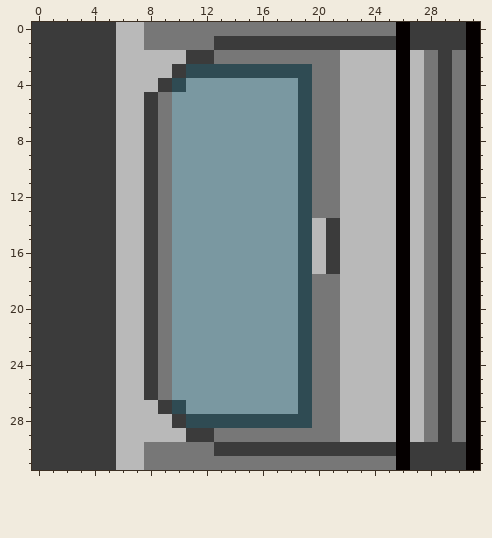
Pixel-art sprite: gfx/UltimateCataclysm/pngs_incomplete_32x32/vehicle/doors/vp_door_rear_edge_rotE.png. The first picture shows the starting point.
The file is 32x32 pixels.
And afterwards:
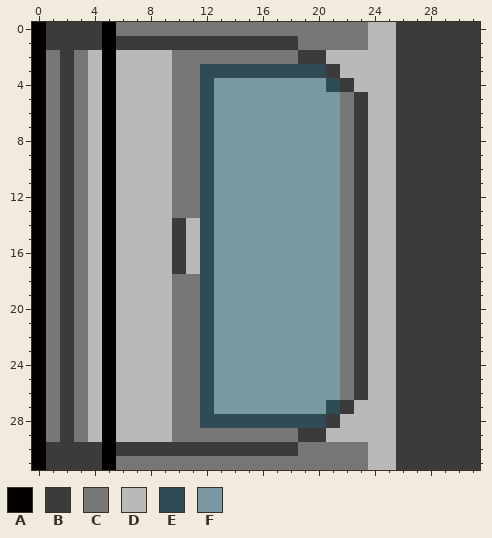
Palette (. is transparent): A #050000  B #3b3b3b  C #777777  D #b9b9b9  E #2f4b53  F #7a98a1
From old to new:
@@ x 0..31 @@
- 0 BBBBBBDDCCCCCCCCCCCCCCCCCCABBBBA
- 1 BBBBBBDDCCCCCBBBBBBBBBBBBBABBBBA
- 2 BBBBBBDDDDDBBCCCCCCCCCDDDDADCBCA
- 3 BBBBBBDDDDBEEEEEEEEECCDDDDADCBCA
- 4 BBBBBBDDDBEFFFFFFFFECCDDDDADCBCA
- 5 BBBBBBDDBCFFFFFFFFFECCDDDDADCBCA
- 6 BBBBBBDDBCFFFFFFFFFECCDDDDADCBCA
- 7 BBBBBBDDBCFFFFFFFFFECCDDDDADCBCA
- 8 BBBBBBDDBCFFFFFFFFFECCDDDDADCBCA
- 9 BBBBBBDDBCFFFFFFFFFECCDDDDADCBCA
-10 BBBBBBDDBCFFFFFFFFFECCDDDDADCBCA
-11 BBBBBBDDBCFFFFFFFFFECCDDDDADCBCA
-12 BBBBBBDDBCFFFFFFFFFECCDDDDADCBCA
-13 BBBBBBDDBCFFFFFFFFFECCDDDDADCBCA
-14 BBBBBBDDBCFFFFFFFFFEDBDDDDADCBCA
-15 BBBBBBDDBCFFFFFFFFFEDBDDDDADCBCA
-16 BBBBBBDDBCFFFFFFFFFEDBDDDDADCBCA
-17 BBBBBBDDBCFFFFFFFFFEDBDDDDADCBCA
-18 BBBBBBDDBCFFFFFFFFFECCDDDDADCBCA
-19 BBBBBBDDBCFFFFFFFFFECCDDDDADCBCA
-20 BBBBBBDDBCFFFFFFFFFECCDDDDADCBCA
-21 BBBBBBDDBCFFFFFFFFFECCDDDDADCBCA
-22 BBBBBBDDBCFFFFFFFFFECCDDDDADCBCA
-23 BBBBBBDDBCFFFFFFFFFECCDDDDADCBCA
-24 BBBBBBDDBCFFFFFFFFFECCDDDDADCBCA
-25 BBBBBBDDBCFFFFFFFFFECCDDDDADCBCA
-26 BBBBBBDDBCFFFFFFFFFECCDDDDADCBCA
-27 BBBBBBDDDBEFFFFFFFFECCDDDDADCBCA
-28 BBBBBBDDDDBEEEEEEEEECCDDDDADCBCA
-29 BBBBBBDDDDDBBCCCCCCCCCDDDDADCBCA
-30 BBBBBBDDCCCCCBBBBBBBBBBBBBABBBBA
-31 BBBBBBDDCCCCCCCCCCCCCCCCCCABBBBA
+ 0 ABBBBACCCCCCCCCCCCCCCCCCDDBBBBBB
+ 1 ABBBBABBBBBBBBBBBBBCCCCCDDBBBBBB
+ 2 ACBCDADDDDCCCCCCCCCBBDDDDDBBBBBB
+ 3 ACBCDADDDDCCEEEEEEEEEBDDDDBBBBBB
+ 4 ACBCDADDDDCCEFFFFFFFFEBDDDBBBBBB
+ 5 ACBCDADDDDCCEFFFFFFFFFCBDDBBBBBB
+ 6 ACBCDADDDDCCEFFFFFFFFFCBDDBBBBBB
+ 7 ACBCDADDDDCCEFFFFFFFFFCBDDBBBBBB
+ 8 ACBCDADDDDCCEFFFFFFFFFCBDDBBBBBB
+ 9 ACBCDADDDDCCEFFFFFFFFFCBDDBBBBBB
+10 ACBCDADDDDCCEFFFFFFFFFCBDDBBBBBB
+11 ACBCDADDDDCCEFFFFFFFFFCBDDBBBBBB
+12 ACBCDADDDDCCEFFFFFFFFFCBDDBBBBBB
+13 ACBCDADDDDCCEFFFFFFFFFCBDDBBBBBB
+14 ACBCDADDDDBDEFFFFFFFFFCBDDBBBBBB
+15 ACBCDADDDDBDEFFFFFFFFFCBDDBBBBBB
+16 ACBCDADDDDBDEFFFFFFFFFCBDDBBBBBB
+17 ACBCDADDDDBDEFFFFFFFFFCBDDBBBBBB
+18 ACBCDADDDDCCEFFFFFFFFFCBDDBBBBBB
+19 ACBCDADDDDCCEFFFFFFFFFCBDDBBBBBB
+20 ACBCDADDDDCCEFFFFFFFFFCBDDBBBBBB
+21 ACBCDADDDDCCEFFFFFFFFFCBDDBBBBBB
+22 ACBCDADDDDCCEFFFFFFFFFCBDDBBBBBB
+23 ACBCDADDDDCCEFFFFFFFFFCBDDBBBBBB
+24 ACBCDADDDDCCEFFFFFFFFFCBDDBBBBBB
+25 ACBCDADDDDCCEFFFFFFFFFCBDDBBBBBB
+26 ACBCDADDDDCCEFFFFFFFFFCBDDBBBBBB
+27 ACBCDADDDDCCEFFFFFFFFEBDDDBBBBBB
+28 ACBCDADDDDCCEEEEEEEEEBDDDDBBBBBB
+29 ACBCDADDDDCCCCCCCCCBBDDDDDBBBBBB
+30 ABBBBABBBBBBBBBBBBBCCCCCDDBBBBBB
+31 ABBBBACCCCCCCCCCCCCCCCCCDDBBBBBB
